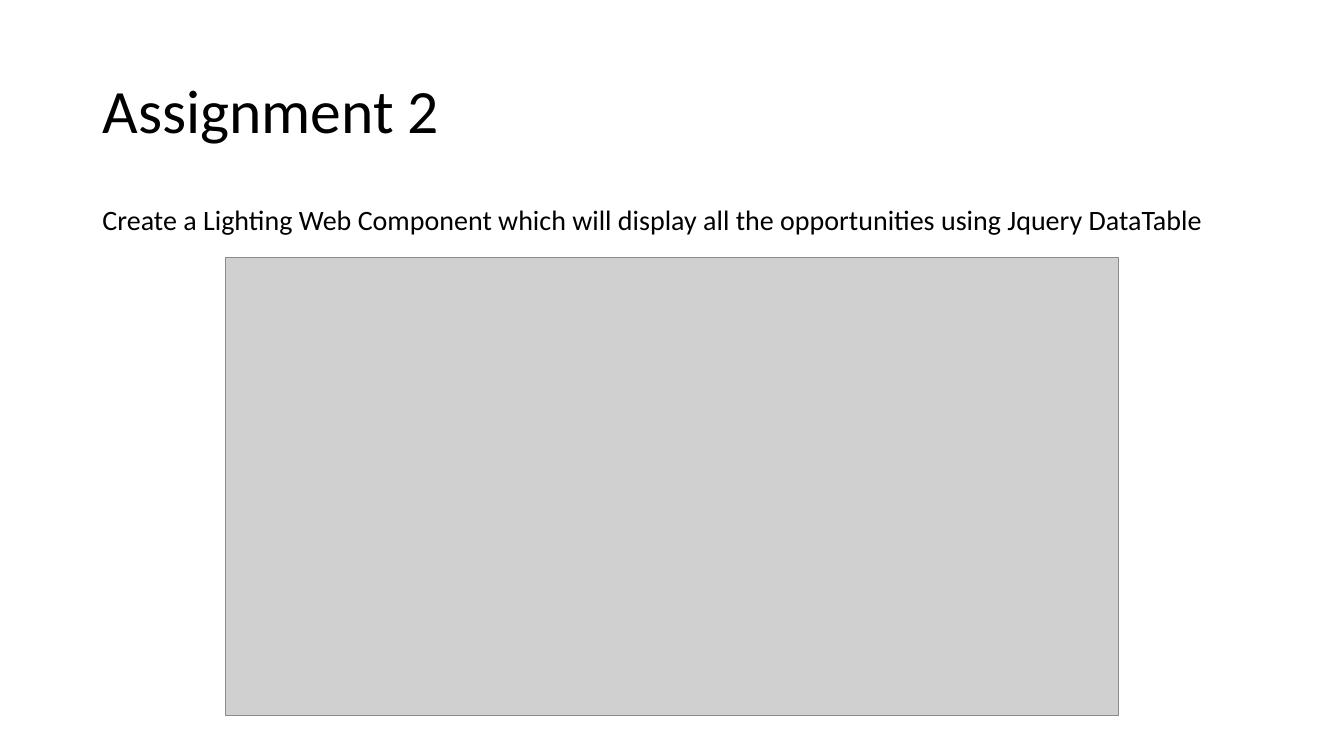
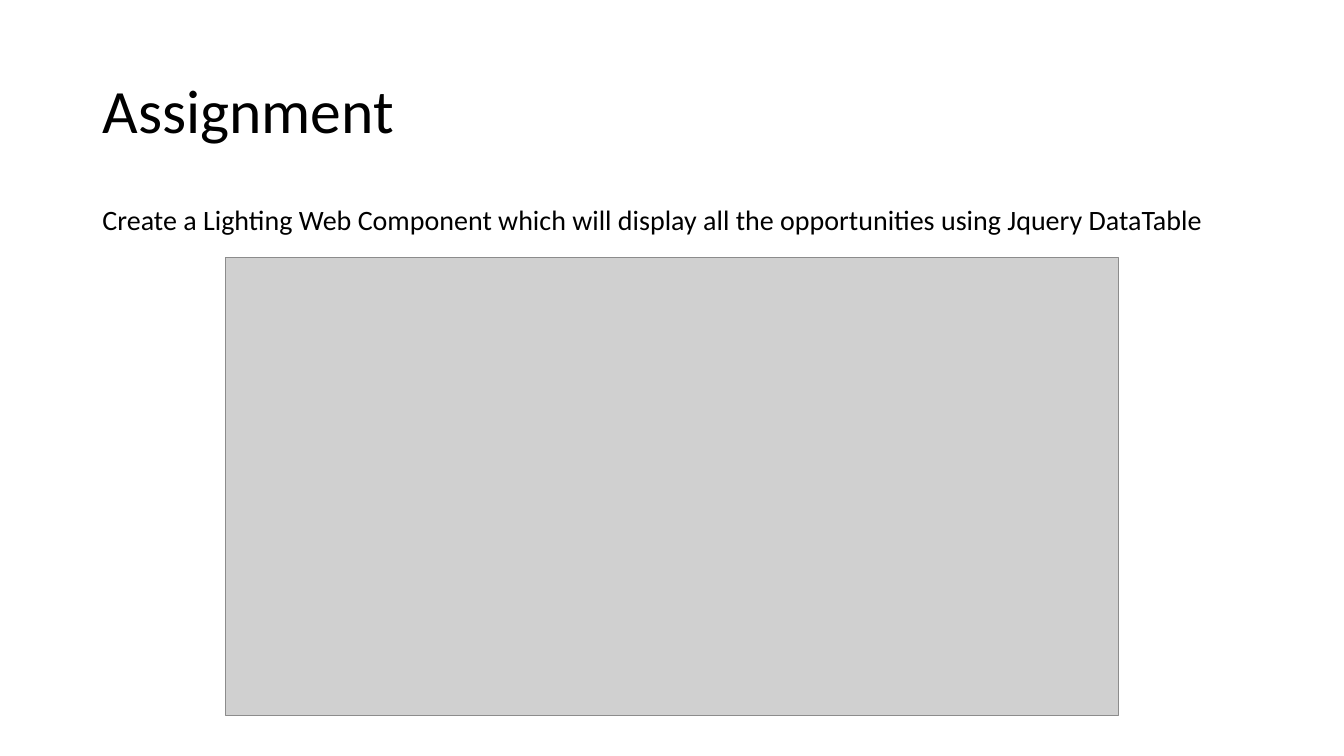
Before and after one commit to amitastreait/lwc-learning, a slide deck: slide 109 of docs/PPT/Lightning Web component.pptx (slide 63 before the commit). Drawn at 1344x756 pixels with LibreOffice and Linux fonts; fonts in the diff are those of the drawing; grey boxes stand for pictures. Boxes give left, top, right and bottom in pixels: in the first picture for what was removed or moved away, otherwise in the second. Text is boxed around its words. In the diff, an @@ line names an element or a change of style, - is before the commit and + after.

```diff
--- a/docs/PPT/Lightning Web component.pptx
+++ b/docs/PPT/Lightning Web component.pptx
@@ title at (102,90,393,144): text changed @@
-Assignment 2
+Assignment
```
Also in this commit, not shown: 17 other slides changed, 47 slides added, 15 other files.
